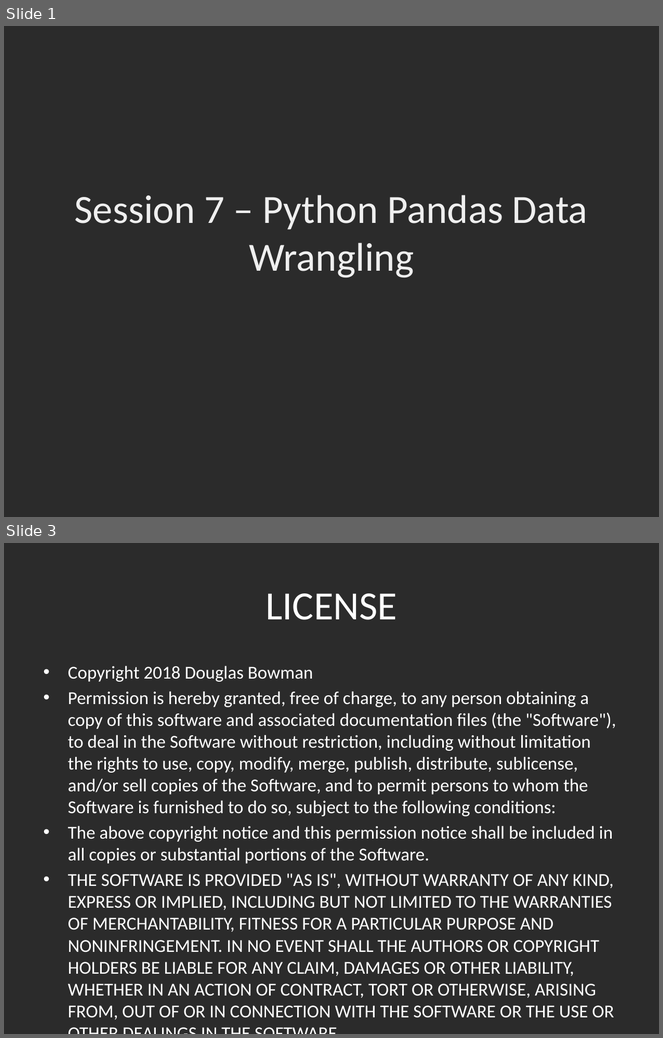
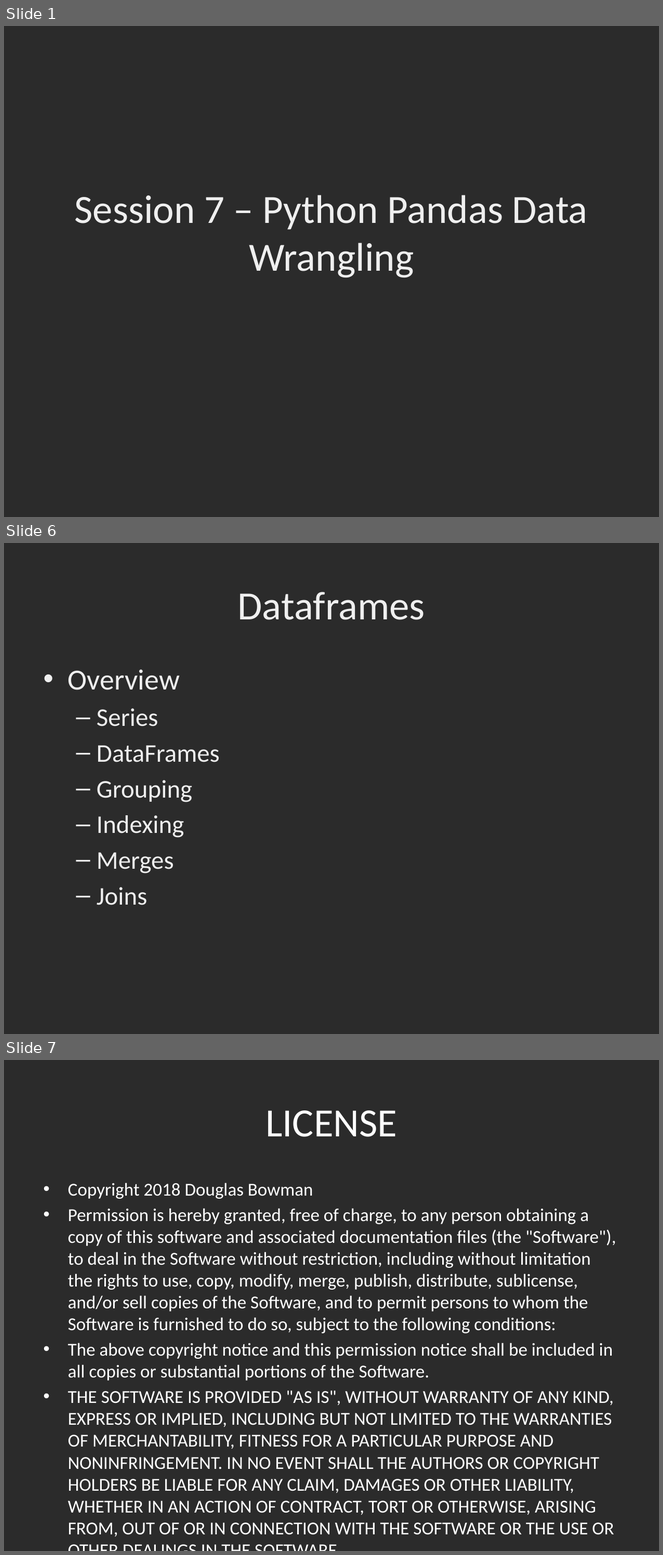
Before and after one commit to dbowmans46/PracticalProgramming, a slide deck: Session 7 - Python/Instructional Material/Session 7 – Python Pandas Data Wrangling.pptx. Shown one above the other, each under a label of ours: slides 1 and 3 before the commit, slides 1, 6 and 7 after it; the slides between them are not shown. The pictures are 663x1038 and 663x1555 pixels, drawn with LibreOffice and Linux fonts; fonts in the diff are those of the drawing; background and template pictures are left out; a plain dark background stands for a picture behind light text. Boxes give left, top, right and bottom in pixels: in the first picture for what was removed or moved away, otherwise in the second. Text is boxed around its words. In the diff, an @@ line names an element or a change of style, - is before the commit and + after.

```diff
--- a/Session 7 - Python/Instructional Material/Session 7 – Python Pandas Data Wrangling.pptx
+++ b/Session 7 - Python/Instructional Material/Session 7 – Python Pandas Data Wrangling.pptx
@@ slide 6 added at [4, 543, 659, 1034], background picture (left out) @@
@@ title added at [238, 592, 425, 620], 44 pt, text #EFEFEF @@
+Dataframes
@@ text added at [68, 669, 220, 905], 28 pt, text #EFEFEF @@
+• Overview
+  – Series
+  – DataFrames
+  – Grouping
+  – Indexing
+  – Merges
+  – Joins
@@ what was slide 3 is now slide 7 @@
```
Also in this commit, not shown: 1 slide changed, 3 other slides added, 3 other files.
